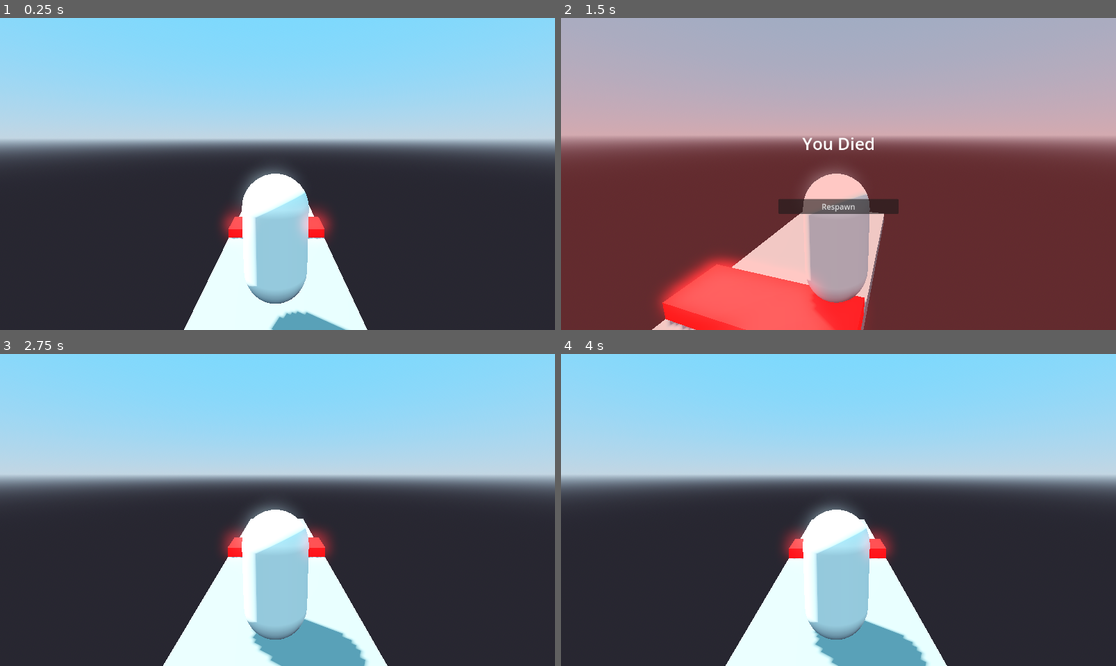
Above: before the commit, frames 1-4 (two rows, left to right).
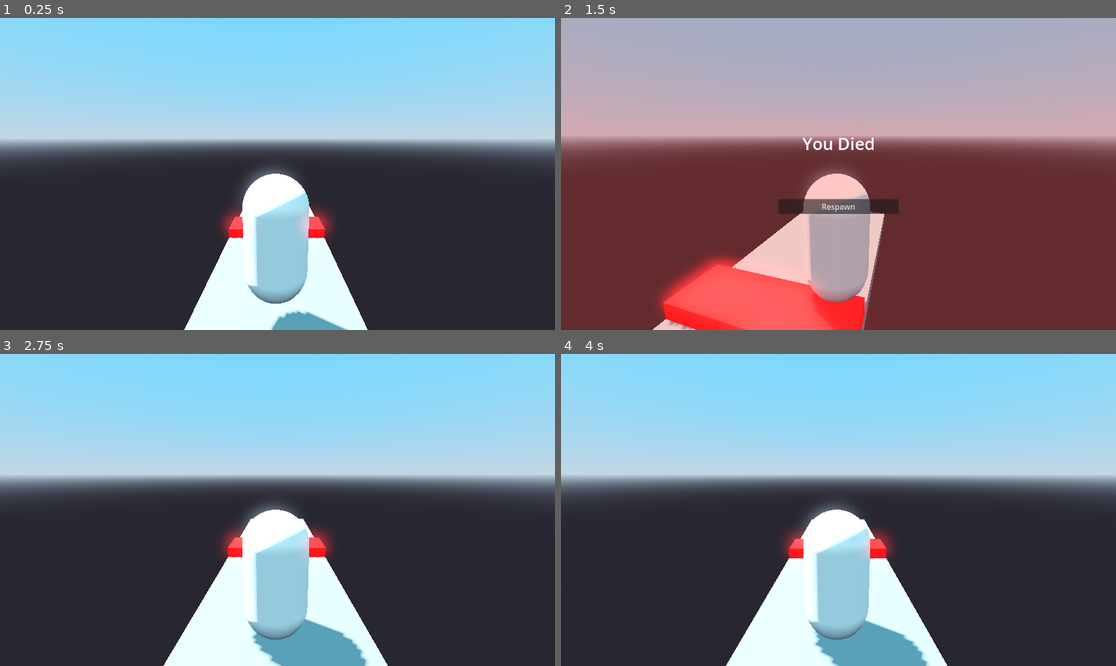
Above: after the commit, the same moments.

Repository: Klorine-Dev/Internal
Game: Godot game, scene res://main.tscn
Same seed, same stepped clock (60 frames per second), same inputs: the game is played once before the commit and once after it.
Inputs (mouse positions are in pixels of both pictures, inside the frame that each line leads up to):
- Up to frame 1 (0.25 s): no input
- Up to frame 2 (1.5 s): tap Enter (ui_accept) at 0.5, 0.77 s; move the mouse to (866, 174) at 0.52 s; hold Up (ui_up) from 0.53 s (still down); move the mouse to (810, 174) at 1.27 s
- Up to frame 3 (2.75 s): tap Enter (ui_accept) at 1.52 s; release Up (ui_up) at 2 s; click "Respawn" at 2 s
- Up to frame 4 (4 s): move the mouse to (849, 503) at 2.77 s; hold Up (ui_up) 2.78-3.5 s; click "Respawn" at 3.5 s

The runs differ from the first frame. In frame 1, 0.1% of the frame differs, in the area x 33-67%, y 49-100%; in frame 2, 0.1%, in the area x 16-59%, y 49-100%; in frame 3, 0.1%; in frame 4, 0.1%.

Commit message:
implemented camera controls

Diff:
--- a/godotLearning-SimplePlatformer/player.gd
+++ b/godotLearning-SimplePlatformer/player.gd
@@ -41,6 +41,22 @@
 
 func _unhandled_input(event: InputEvent) -> void:
 	if get_parent().MovementEnabled:
+		# $TwistPivot/PitchPivot/Camera3D
+		if event is InputEventMouseButton:
+			if event.button_index==MOUSE_BUTTON_WHEEL_UP:
+				$TwistPivot/PitchPivot/Camera3D.position.z-=(event.factor/6);
+			elif event.button_index==MOUSE_BUTTON_WHEEL_DOWN:
+				$TwistPivot/PitchPivot/Camera3D.position.z+=(event.factor/6);
+			$TwistPivot/PitchPivot/Camera3D.position.z=\
+				clamp($TwistPivot/PitchPivot/Camera3D.position.z,1,6);
+			#!Old Fov Zoom
+			# if event.button_index==MOUSE_BUTTON_WHEEL_UP:
+			# 	$TwistPivot/PitchPivot/Camera3D.fov-=event.factor;
+			# elif event.button_index==MOUSE_BUTTON_WHEEL_DOWN:
+			# 	$TwistPivot/PitchPivot/Camera3D.fov+=event.factor;
+			# $TwistPivot/PitchPivot/Camera3D.fov=\
+			# 	clamp($TwistPivot/PitchPivot/Camera3D.fov,30,140);
+
 		if event is InputEventMouseMotion:
 			if Input.get_mouse_mode()==Input.MOUSE_MODE_CAPTURED:
 				# if(Input.is_mouse_button_pressed(2)):
--- a/godotLearning-SimplePlatformer/player.tscn
+++ b/godotLearning-SimplePlatformer/player.tscn
@@ -26,4 +26,4 @@
 transform = Transform3D(1, 0, 0, 0, 0.984808, 0.173648, 0, -0.173648, 0.984808, 0.0422215, 2.38419e-07, -0.0167034)
 
 [node name="Camera3D" type="Camera3D" parent="TwistPivot/PitchPivot"]
-transform = Transform3D(1, 0, 0, 0, 1, 0, 0, 0, 1, -0.011, 0, 3)
+transform = Transform3D(1, 0, 0, 0, 1, 4.47035e-08, 0, -4.47035e-08, 1, -0.0175613, -0.000153542, 3.00087)
